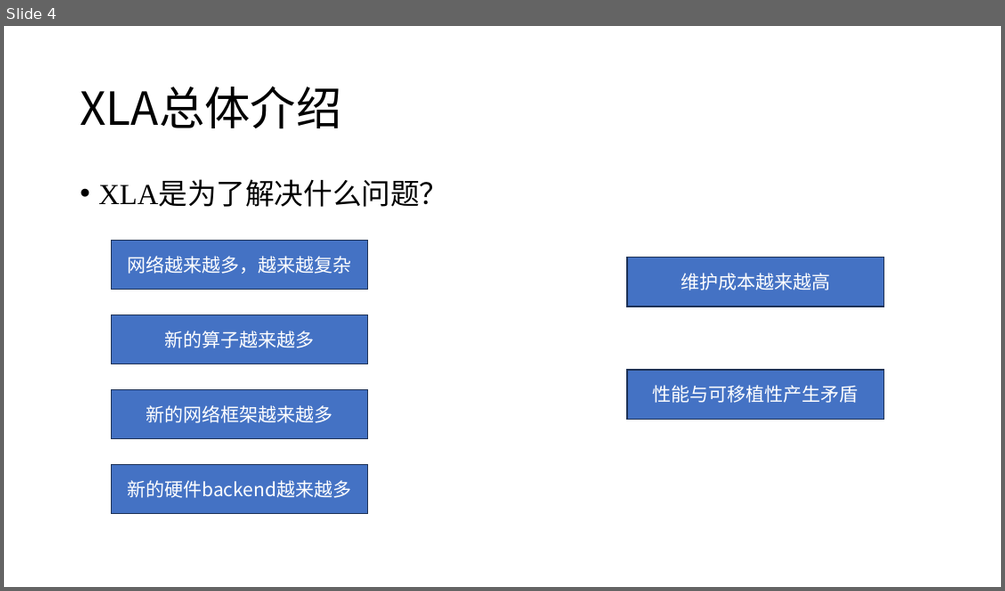
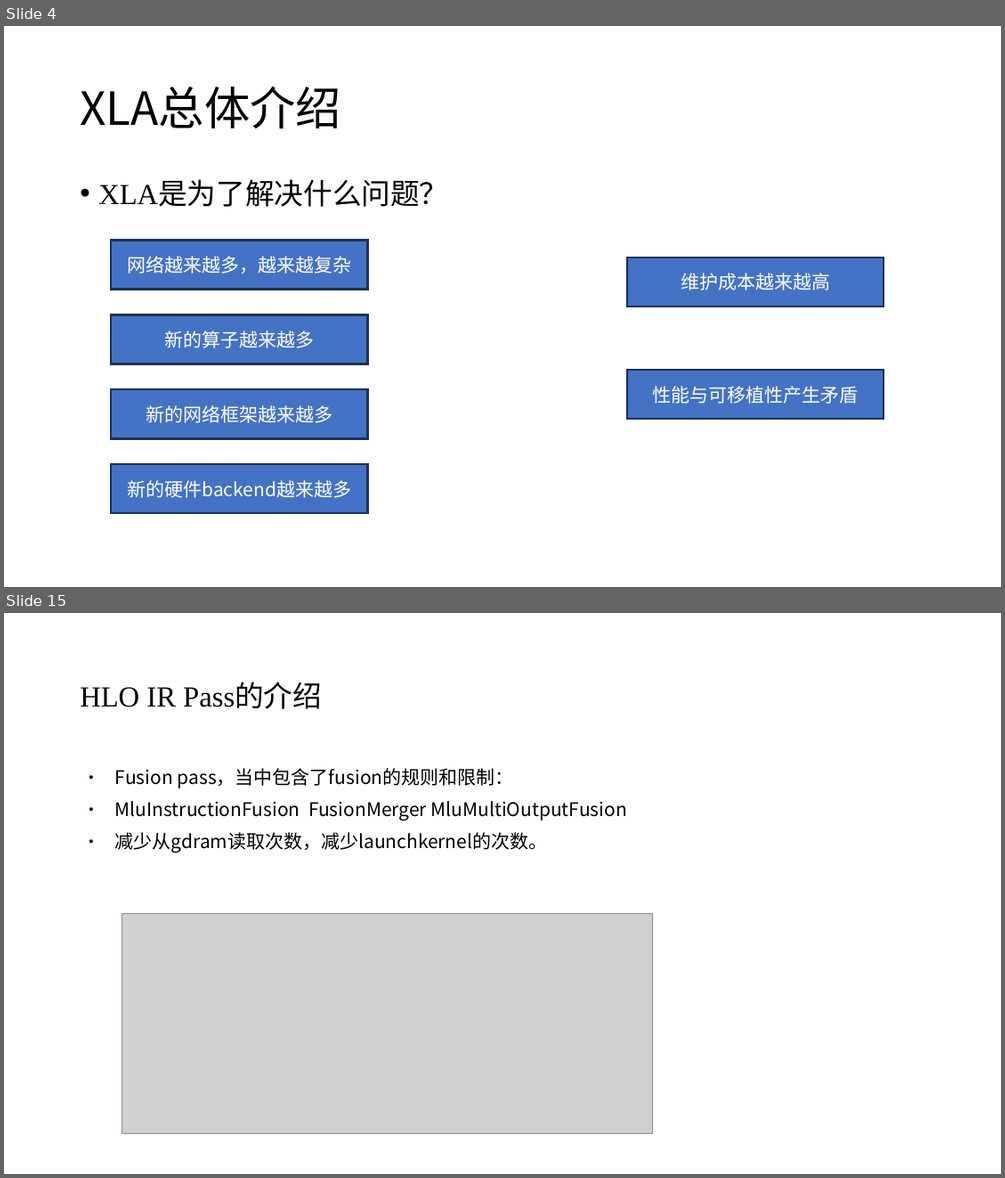
Before and after one commit to EchoWangHF/Blogs, a slide deck: xla/xla简介.pptx. Shown one above the other, each under a label of ours: slide 4 before the commit, slides 4 and 15 after it; the slides between them are not shown. The pictures are 1005x591 and 1005x1178 pixels, drawn with LibreOffice and Linux fonts; fonts in the diff are those of the drawing; grey boxes stand for pictures. Boxes give left, top, right and bottom in pixels: in the first picture for what was removed or moved away, otherwise in the second. Text is boxed around its words. In the diff, an @@ line names an element or a change of style, - is before the commit and + after.

```diff
--- a/xla/xla简介.pptx
+++ b/xla/xla简介.pptx
@@ slide 15 added at (4,613,1001,1174), background #FFFFFF @@
@@ text added at (80,683,322,709), 28 pt, text #000000 @@
+HLO IR Pass的介绍
@@ text added at (115,768,627,852), 18 pt, text #000000 @@
+● Fusion pass，当中包含了fusion的规则和限制：
+● MluInstructionFusion FusionMerger MluMultiOutputFusion
+● 减少从gdram读取次数，减少launchkernel的次数。
@@ picture added at (121,914,652,1135) @@
```
Also in this commit, not shown: 1 other slide changed, 23 other slides added, 1 slide removed.
